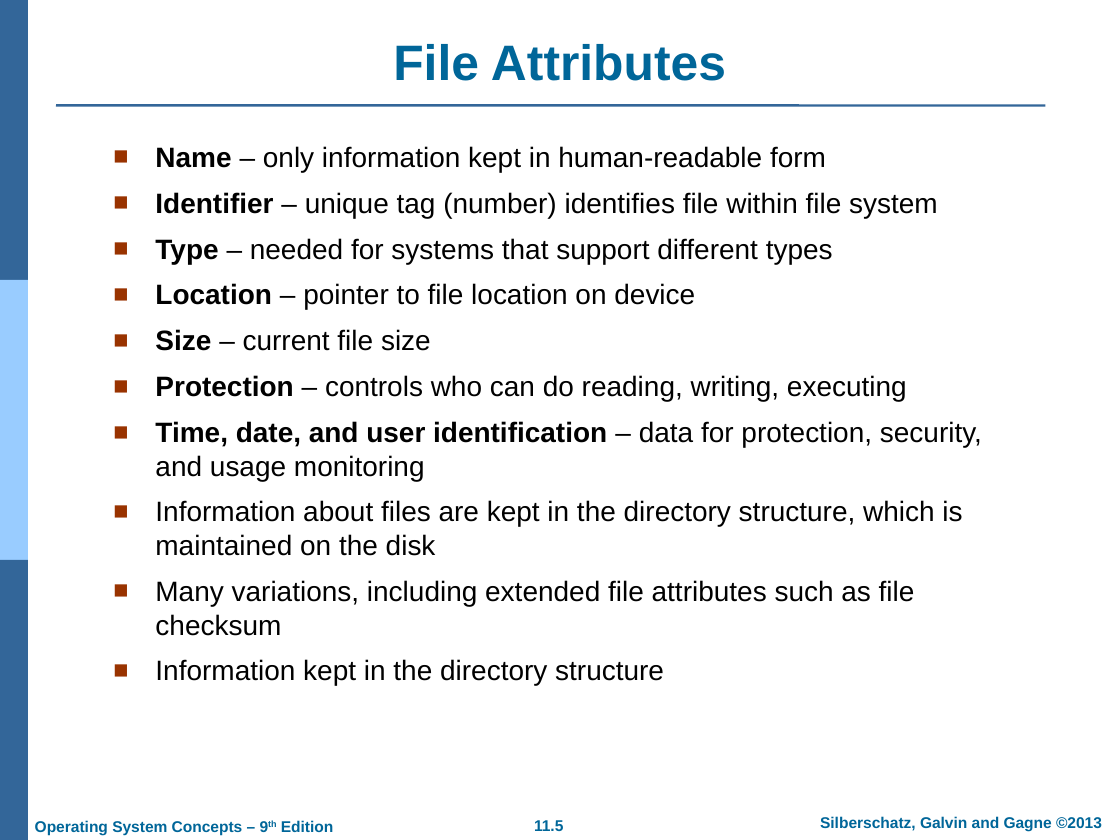
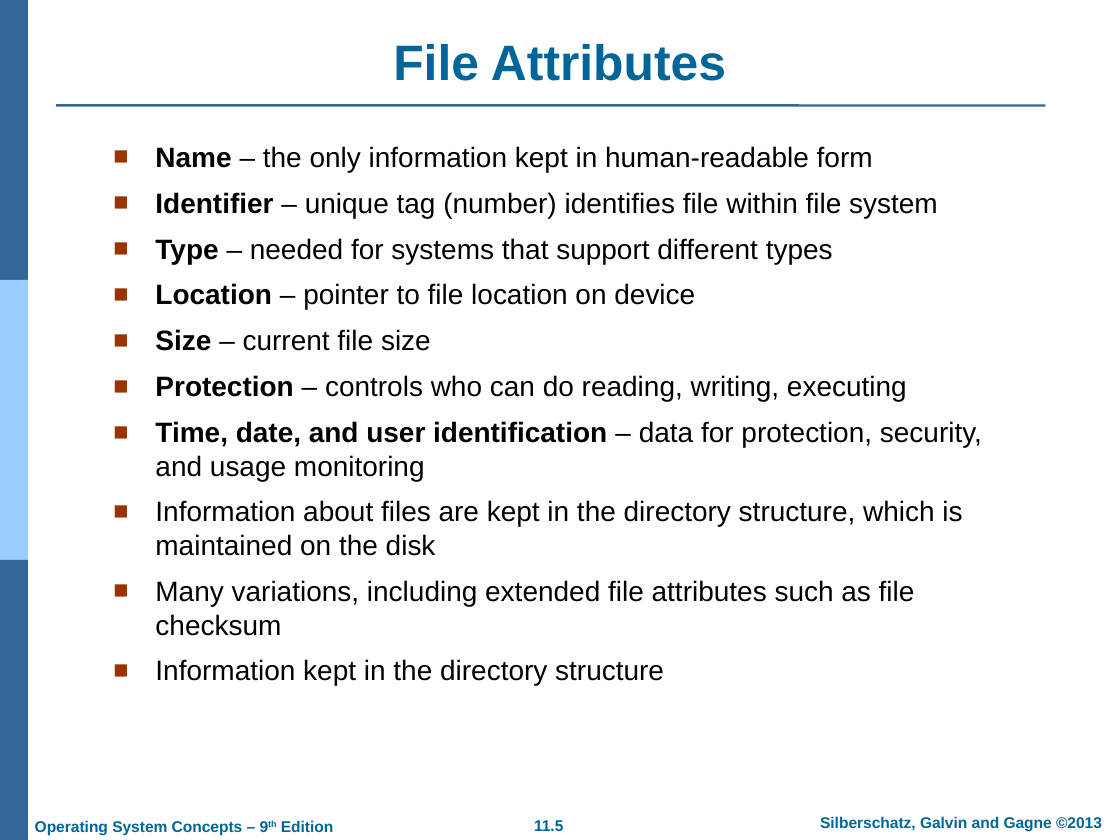
Before and after one commit to GeneralNitin/S4, a slide deck: slide 5 of S4/03. OS/PPTs/PPT-dir/11. File System Interface.ppt. Drawn at 1120x840 pixels with LibreOffice and Linux fonts; fonts in the diff are those of the drawing; background and template pictures are left out. Boxes give left, top, right and bottom in pixels: in the first picture for what was removed or moved away, otherwise in the second. Text is boxed around its words. In the diff, an @@ line names an element or a change of style, - is before the commit and + after.

```diff
--- a/S4/03. OS/PPTs/PPT-dir/11. File System Interface.ppt
+++ b/S4/03. OS/PPTs/PPT-dir/11. File System Interface.ppt
@@ text at (155,146,873,172): text changed @@
-■ Name – only information kept in human-readable form
+■ Name – the only information kept in human-readable form
```
Also in this commit, not shown: 4 other slides changed, 1 other file.
